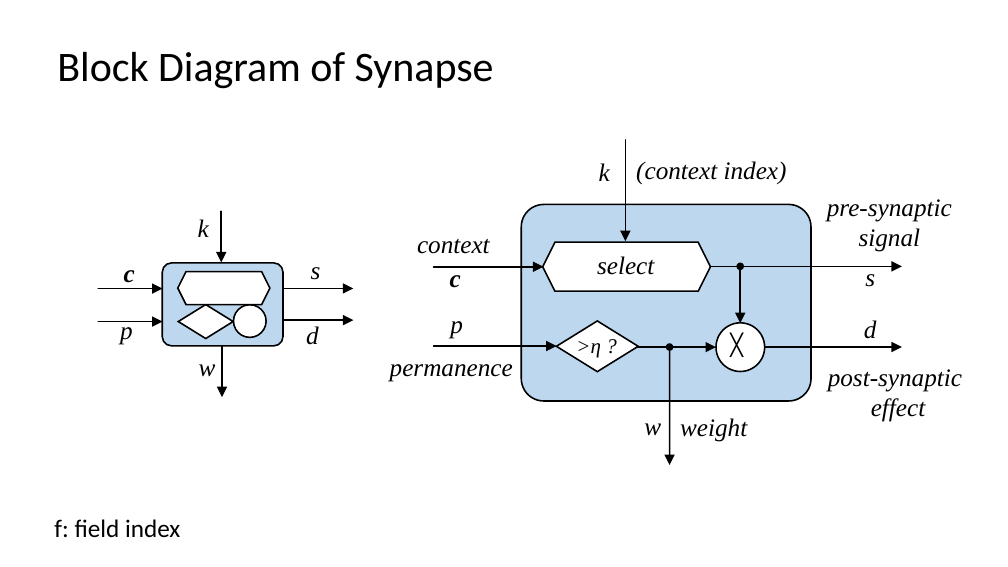
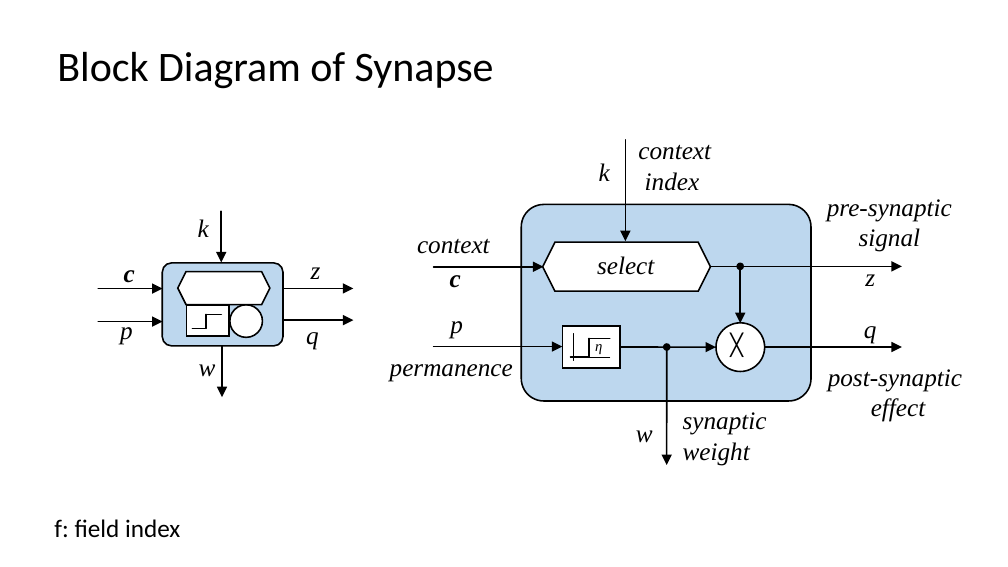
Before and after one commit to ihux/htm-study, a slide deck: slide 8 of doc/Sequence Memory.pptx (slide 7 before the commit). Drawn at 1008x567 pixels with LibreOffice and Linux fonts; fonts in the diff are those of the drawing. Boxes give left, top, right and bottom in pixels: in the first picture for what was removed or moved away, otherwise in the second. Text is boxed around its words. In the diff, an @@ line names an element or a change of style, - is before the commit and + after.

```diff
--- a/doc/Sequence Memory.pptx
+++ b/doc/Sequence Memory.pptx
@@ text at (638,145,711,191): text changed @@
-(context index)
+context
+index
@@ text at (311,267,321,279): text changed @@
-s
+z
@@ text at (865,266,875,286): text changed @@
-s
+z
@@ rectangle at (187,306,229,337): diamond to rectangle; rotation 180 to 0 degrees @@
@@ line added from (193, 328) to (206, 328), #000000 1.5 pt @@
@@ line added from (206, 328) to (206, 315), #000000 1.5 pt @@
@@ line added from (206, 315) to (222, 315), #000000 1.5 pt @@
@@ ellipse: place and size @@
-ellipse at (234,305,266,337)
+ellipse at (230,305,262,337)
@@ diamond removed at (557,321,638,371) @@
@@ text at (864,326,877,344): text changed @@
-d
+q
@@ text at (306,332,319,350): text changed @@
-d
+q
@@ arrow moved from (434, 346) - (557, 346) to (434, 346) - (563, 346) @@
@@ group added at (563,326,620,368): 5 lines, 1 rectangle @@
@@ text at (595,344,602,354): text changed; size 20 to 14 pt @@
->η ?
+η
@@ arrow moved from (637, 347) - (716, 347) to (620, 347) - (716, 347) @@
@@ arrow moved from (670, 347) - (670, 465) to (667, 347) - (667, 465) @@
@@ text "w": place and size @@
-text "w" at (644,423,661,436)
+text "w" at (636,430,653,443)
@@ text at (683,412,767,435): paragraph added @@
+synaptic
```
Also in this commit, not shown: 4 other slides changed, 2 slides added, 3 other files.
